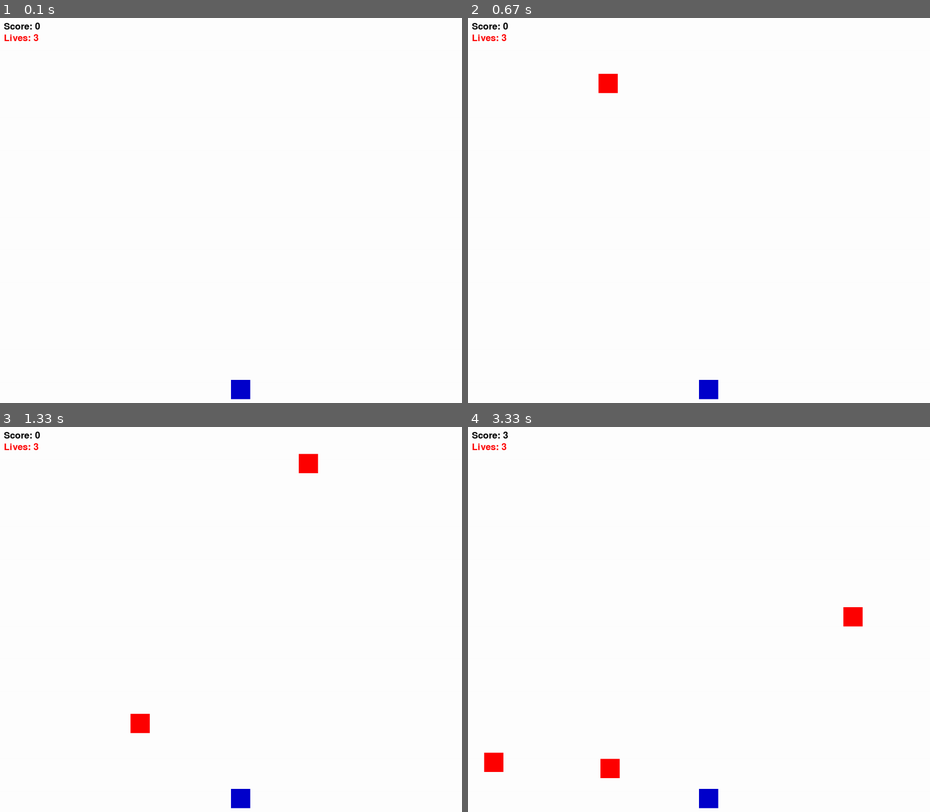
Above: before the commit, frames 1-4 (two rows, left to right).
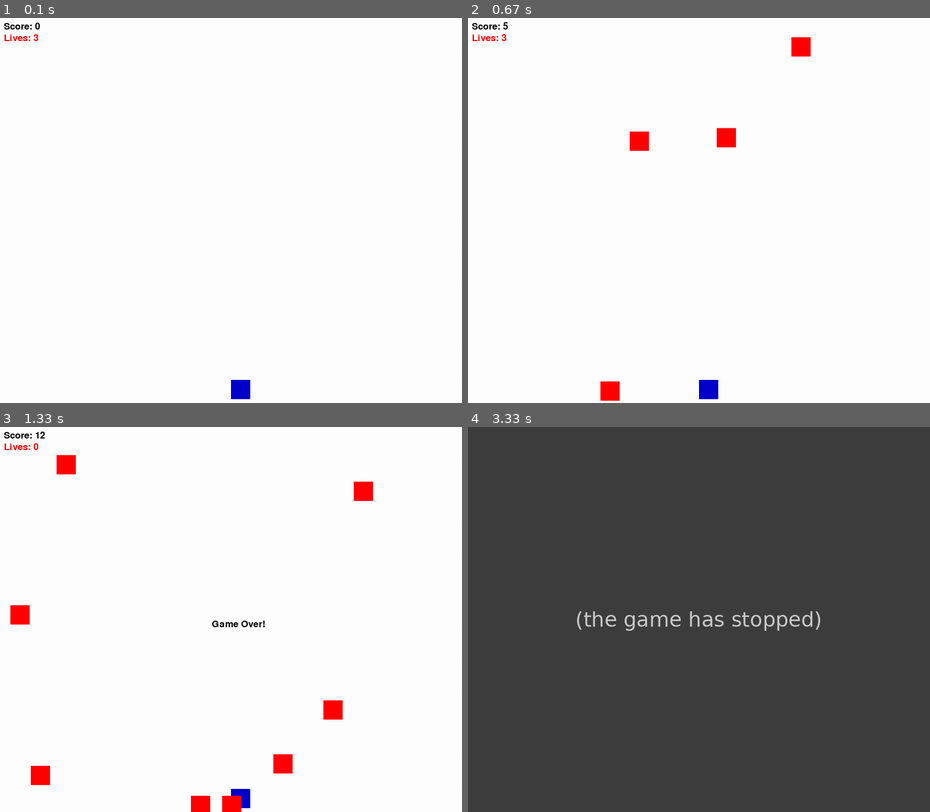
Above: after the commit, the same moments.

Repository: gasmikel1/bl-pygames
Game: pygame game, started from fallGame.py
The game is run twice, just before and just after one commit, with the same random seed, the same clock (stepped at 60 frames per second) and the same inputs.
Inputs:
- Up to frame 1 (0.1 s): no input
- Up to frame 2 (0.67 s): no input
- Up to frame 3 (1.33 s): no input
- Up to frame 4 (3.33 s): no input

Frame 1 is identical in both runs. In frame 2, 1.1% of the frame differs, in the area x 7-75%, y 1-100%; in frame 3, 2.2%; in frame 4, 100%, in the area x 0-100%, y 0-100%.
After the commit the program exited at 3.2 s; later frames show no game.

Commit message:
shootngGameUpdate

Diff:
--- a/fallGame.py
+++ b/fallGame.py
@@ -49,7 +49,7 @@
         self.y=-50
         self.width=50
         self.height= 50
-        self.speed= random.randint(5,15)
+        self.speed= random.randint(5,200)
 
     def move(self):
         self.y += self.speed
@@ -79,7 +79,7 @@
     player.draw()
 
 
-    if random.randint(1, 30) ==1:# Lower the numbeer increase diff
+    if random.randint(1, 3) ==1:# Lower the numbeer increase diff
         falling_object.append(FallingObject())
 
     #update falling objects
--- a/module1_fallGame/module_2/ShootingGame.py
+++ b/module1_fallGame/module_2/ShootingGame.py
@@ -2,10 +2,13 @@
 
 pygame.init() #from here on out its a game
 
+FPS = 60
+clock = pygame.time.Clock()
+
 screen = pygame.display.set_mode((800,600)) # the screen
 pygame.display.set_caption("shooting game")
 
-class Player():
+class Player(pygame.sprite.Sprite):
     def __init__(self):
         super().__init__() # if contrals the data in data object. Good to have
         self.image =pygame.surface((50,50))
@@ -13,11 +16,68 @@
         self.rect=self.image.get_rect()
         self.rect.center=(400,550)
 
+    def update(self):
+        keys=pygame.key.get_pressed()
+        if keys[pygame.K_LEFT]:
+            self.rect.x-=5
+        if keys[pygame.K_RIGHT]:
+            self.rect.x+=5
+
+
+class Bullet(pygame.sprite.Sprite):
+    def __init__(self,x,y):
+        super().__init__()
+        self.image=pygame.Surface((5,10))
+        self.image.fill((255,0,0))
+        self.rect=self.image.get_rect()
+        self.rect.center=(x,y)
+
+def update(self):
+    self.rect.y-= 5
+    if self.rect.bottom <0:
+        self.kill()
+
+class Enemy(pygame.sprite.Sprite):
+    def __init__(self):
+        super().__init__()
+        self.image=pygame.Surface((50,50))
+        self.image.fill((0,255,0))
+        self.rect=self.image.get_rect()
+        self.rect.x= random.randint(0,750)
+        self.rect.y = random.randint(-200<-50)
+
+    def update(self):
+        self.rect.y +=3
+        if self.rect.top>600:
+            self.rect.x =random.randint(-100,-40)
+            self.rect.x=random.randint(0,750)
+
+all_sprites=pygame.sprite.Group()
+
+player=Player()
+
+all_sprites.add(player)
+
+bullets=pygame.sprite.Group()
+
+enemies =pygame.sprite.Group()
+
+for _ in rang(5):
+    enemy=Enemy()
+    all_sprites.add(enemy)
+    enemies.add(enemy)
+
+
 
 running=True
 while running:
+    clock.tick(FPS)
     for event in pygame.event.get():
         if event.type==pygame.QUIT:
             running= False
+        if event.type==pygame.KEYDOWN:
+            if event.key== pygame.K_SPACE:
+                player.shoot()
 
+all_sprites.update()
 pygame.quit()
